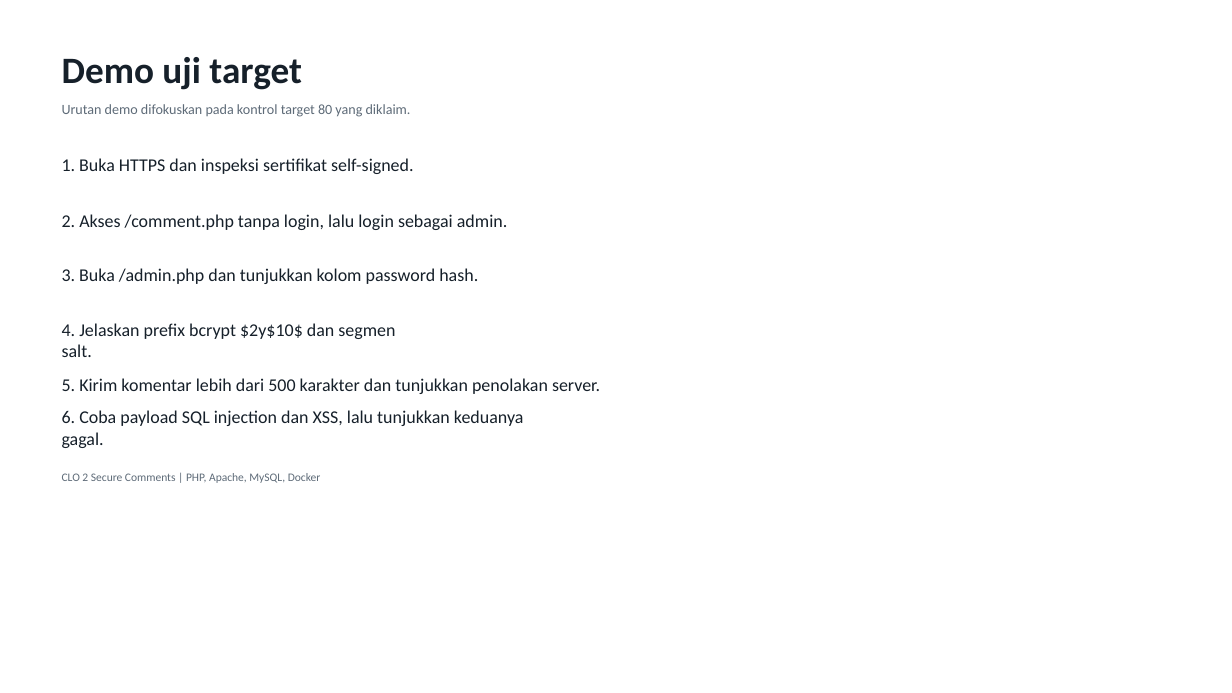
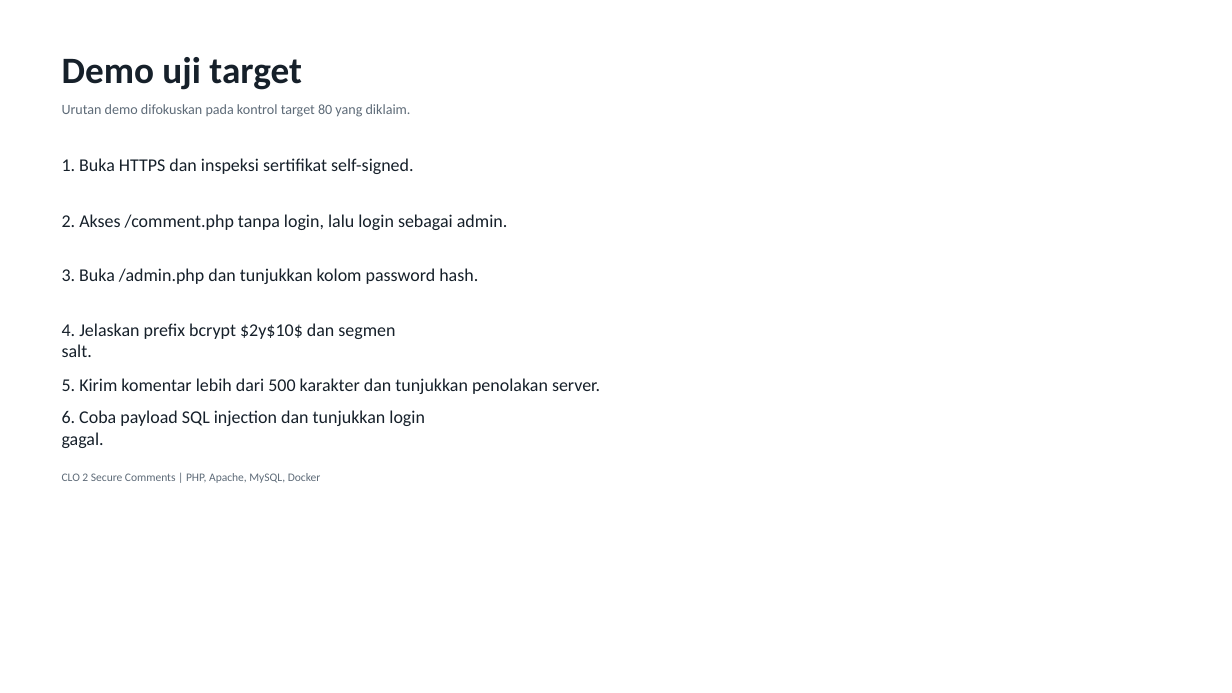
Before and after one commit to ArdeezYy/mawang_clo2, a slide deck: slide 6 of presentation/output/CLO2_Secure_Comments.pptx. Drawn at 1232x693 pixels with LibreOffice and Linux fonts; fonts in the diff are those of the drawing. Boxes give left, top, right and bottom in pixels: in the first picture for what was removed or moved away, otherwise in the second. Text is boxed around its words. In the diff, an @@ line names an element or a change of style, - is before the commit and + after.

```diff
--- a/presentation/output/CLO2_Secure_Comments.pptx
+++ b/presentation/output/CLO2_Secure_Comments.pptx
@@ text at [62,410,425,448]: text changed @@
-6. Coba payload SQL injection dan XSS, lalu tunjukkan keduanya gagal.
+6. Coba payload SQL injection dan tunjukkan login gagal.
```
Also in this commit, not shown: 5 other slides changed, 6 other files.
